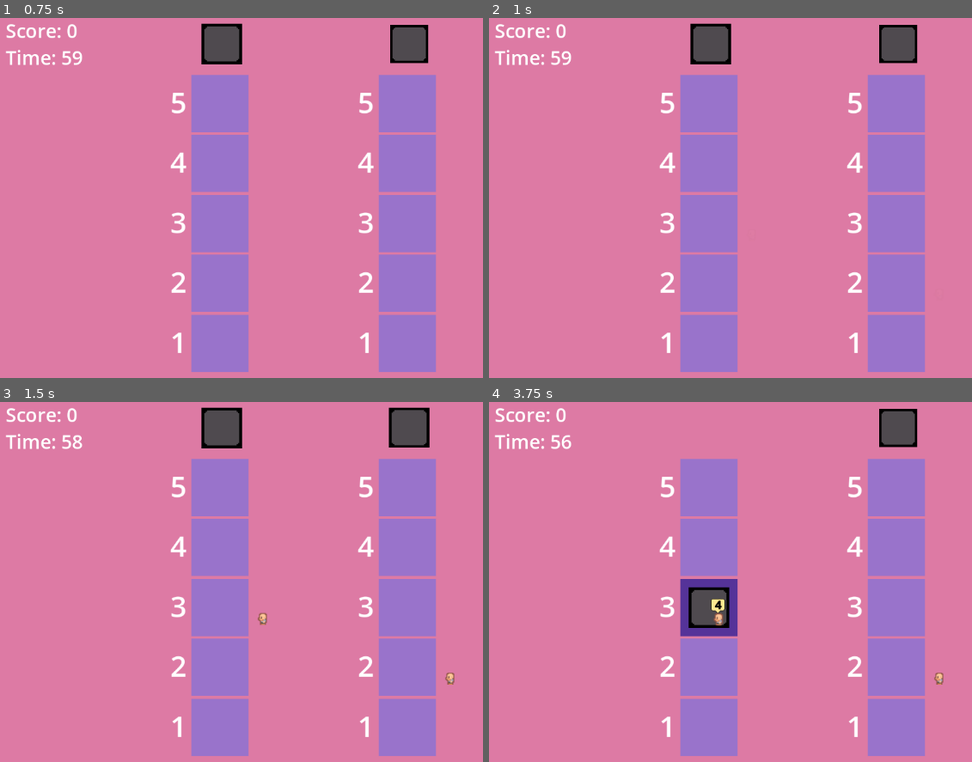
Above: before the commit, frames 1-4 (two rows, left to right).
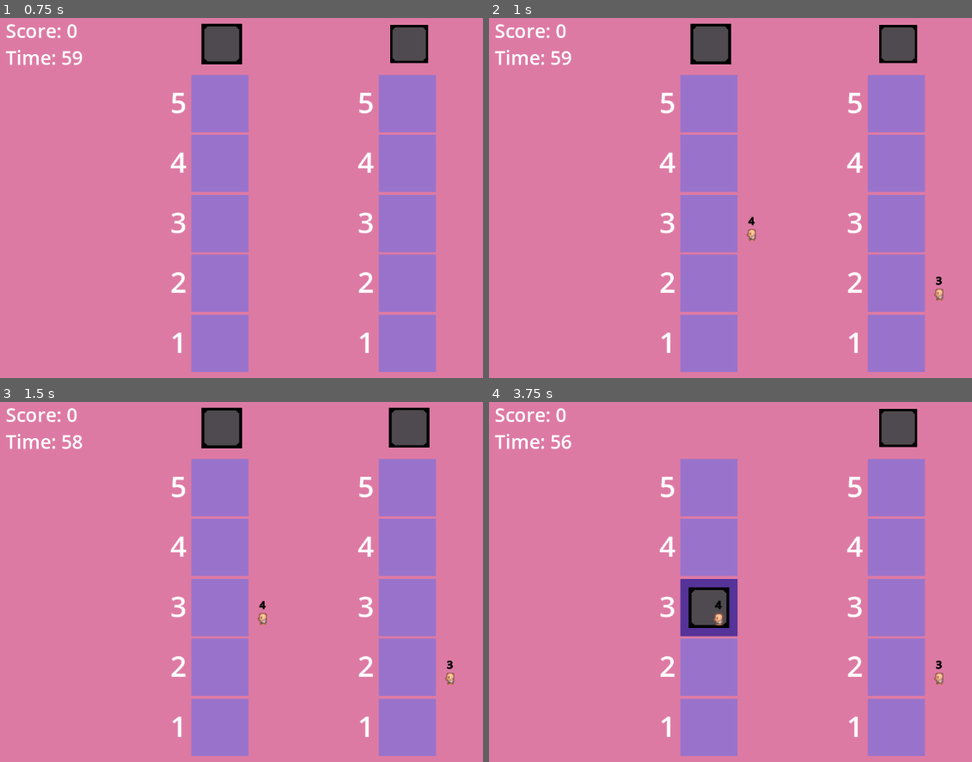
Above: after the commit, the same moments.

Repository: hamzasclone2/elevator
Game: Godot game, scene res://world.tscn
Two runs of this game, one before a commit and one after it. Both use one fixed random seed, a clock stepped at 60 frames per second and the inputs below.
Inputs (mouse positions are in pixels of both pictures, inside the frame that each line leads up to):
- Up to frame 1 (0.75 s): tap Enter at 0.5 s; move the mouse to (222, 43) at 0.52 s; press the mouse at (222, 43) at 0.53 s
- Up to frame 2 (1 s): no input
- Up to frame 3 (1.5 s): tap Space at 1.25 s; move the mouse to (410, 427) at 1.27 s; release the mouse at (410, 427) at 1.28 s; click (410, 427) at 1.35 s
- Up to frame 4 (3.75 s): tap Enter at 2, 3.5 s; move the mouse to (899, 510) at 2.02 s; press the mouse at (899, 510) at 2.03 s; tap Space at 2.75 s; move the mouse to (798, 672) at 2.77 s; release the mouse at (798, 672) at 2.78 s; click (798, 672) at 2.85 s; move the mouse to (outside the picture) at 3.52 s; press the mouse at (outside the picture) at 3.53 s

Frame 1 is identical in both runs. In frame 2, 0.2% of the frame differs, in the area x 53-95%, y 55-79%; in frame 3, less than 0.1%; in frame 4, 0.1%.
Error in both runs: Invalid access to property or key 'position' on a base object of type 'Nil'. (res://elevator.gd:27)

Commit message:
fixed small bug with sprite not being found

Diff:
--- a/passenger.gd
+++ b/passenger.gd
@@ -6,7 +6,7 @@
 var rng = RandomNumberGenerator.new()
 @onready var label = $Label
 var numSprites: int = 6
-@onready var sprite_2d = $Sprite2D
+@onready var sprite_2d = $AnimatedSprite2D
 
 var goalFloor: int = 0
 
--- a/passenger.tscn
+++ b/passenger.tscn
@@ -13,7 +13,6 @@
 [ext_resource type="Texture2D" uid="uid://bk7v2hk6jyqmv" path="res://sprites/tile_0374.png" id="11_8lsvg"]
 [ext_resource type="Texture2D" uid="uid://dk08af5r6b3pr" path="res://sprites/tile_0428.png" id="12_gbyfk"]
 [ext_resource type="Texture2D" uid="uid://pn1qffh3vkv5" path="res://sprites/tile_0455.png" id="13_lxomx"]
-[ext_resource type="Texture2D" uid="uid://cl3ui106l1k3" path="res://sprites/passenger_floor.png" id="14_sgha8"]
 
 [sub_resource type="SpriteFrames" id="SpriteFrames_xp84y"]
 animations = [{
@@ -94,14 +93,13 @@
 outline_color = Color(0, 0, 0, 1)
 
 [node name="Passenger" type="StaticBody2D"]
-modulate = Color(1, 1, 1, 0)
 script = ExtResource("1_u4joa")
 
 [node name="AnimatedSprite2D" type="AnimatedSprite2D" parent="."]
 position = Vector2(21, 22.25)
 scale = Vector2(2.199, 2)
 sprite_frames = SubResource("SpriteFrames_xp84y")
-animation = &"passenger0"
+animation = &"passenger5"
 
 [node name="ColorRect" type="ColorRect" parent="."]
 visible = false
@@ -114,13 +112,7 @@
 position = Vector2(20, 20)
 shape = SubResource("RectangleShape2D_dr6jv")
 
-[node name="Sprite2D" type="Sprite2D" parent="."]
-visible = false
-position = Vector2(19, -4)
-texture = ExtResource("14_sgha8")
-
 [node name="Label" type="Label" parent="."]
-visible = false
 offset_top = -26.0
 offset_right = 40.0
 offset_bottom = 14.0
Not shown: 1 places in passenger.tscn that only renumber resources
